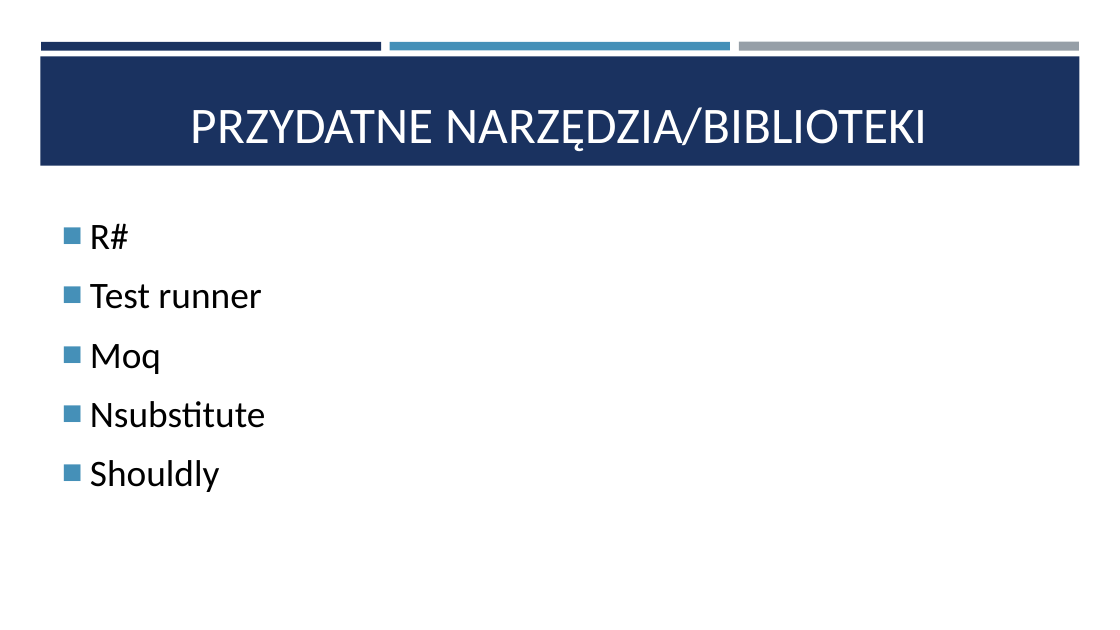
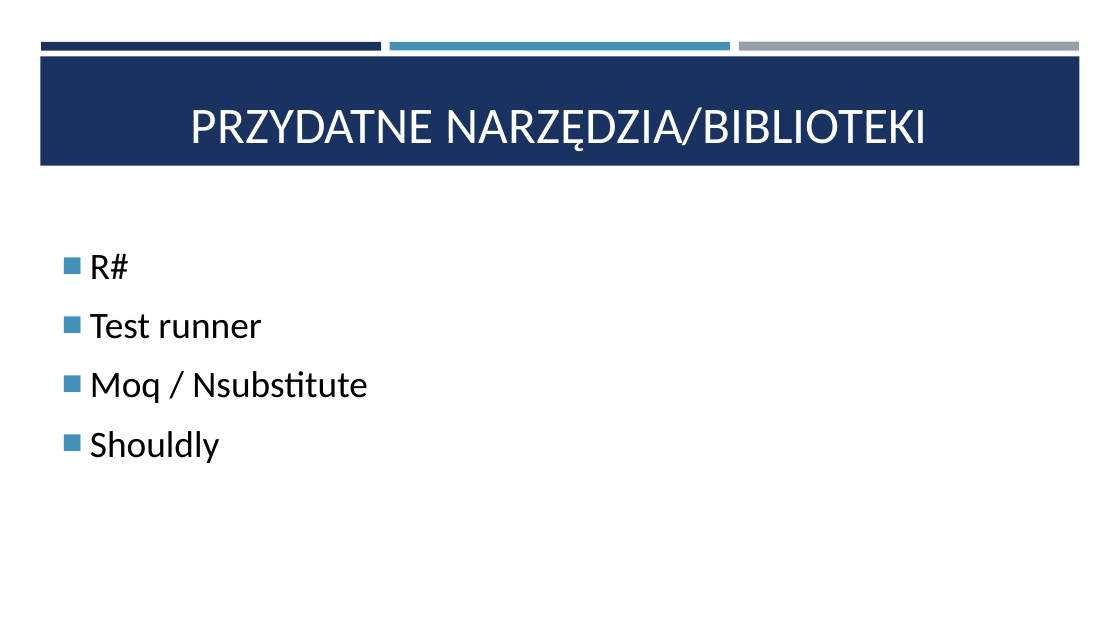
Before and after one commit to saamed/unit-test-workshops, a slide deck: slide 12 of docs/Testy jednostkowe.pptx. Drawn at 1120x630 pixels with LibreOffice and Linux fonts; fonts in the diff are those of the drawing. Boxes give left, top, right and bottom in pixels: in the first picture for what was removed or moved away, otherwise in the second. Text is boxed around its words. In the diff, an @@ line names an element or a change of style, - is before the commit and + after.

```diff
--- a/docs/Testy jednostkowe.pptx
+++ b/docs/Testy jednostkowe.pptx
@@ text at [90,371,368,403]: text changed @@
-■ Moq
-■ Nsubstitute
+■ Moq / Nsubstitute
```
Also in this commit, not shown: 2 other slides changed, 5 slides added.
